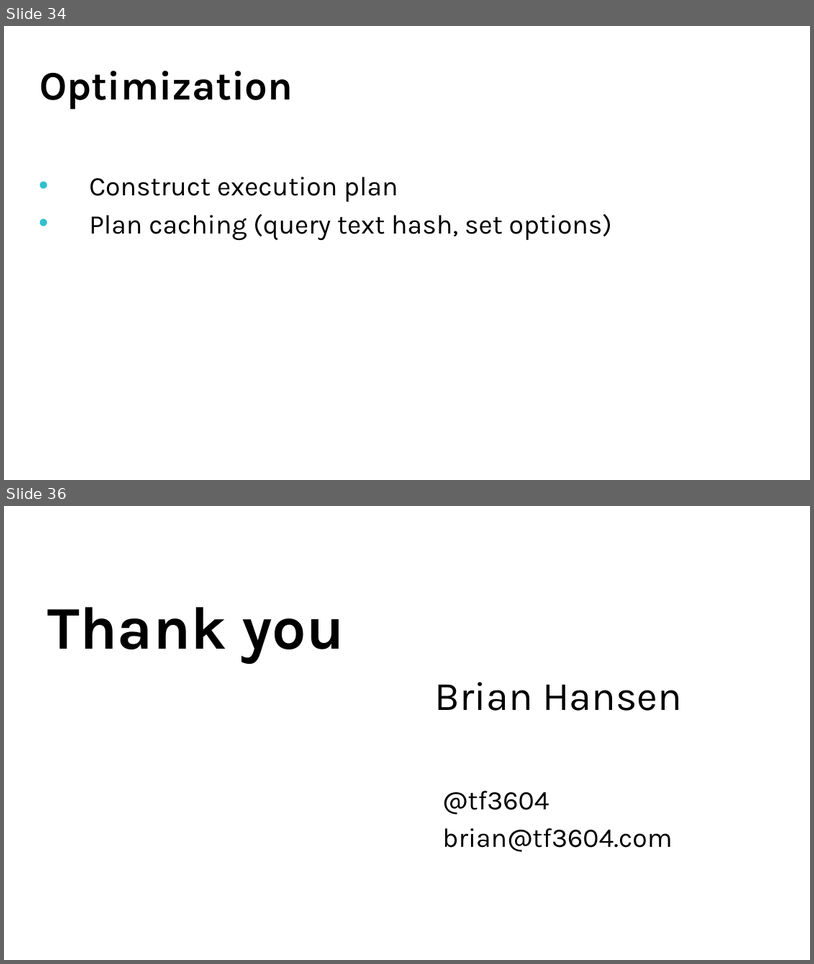
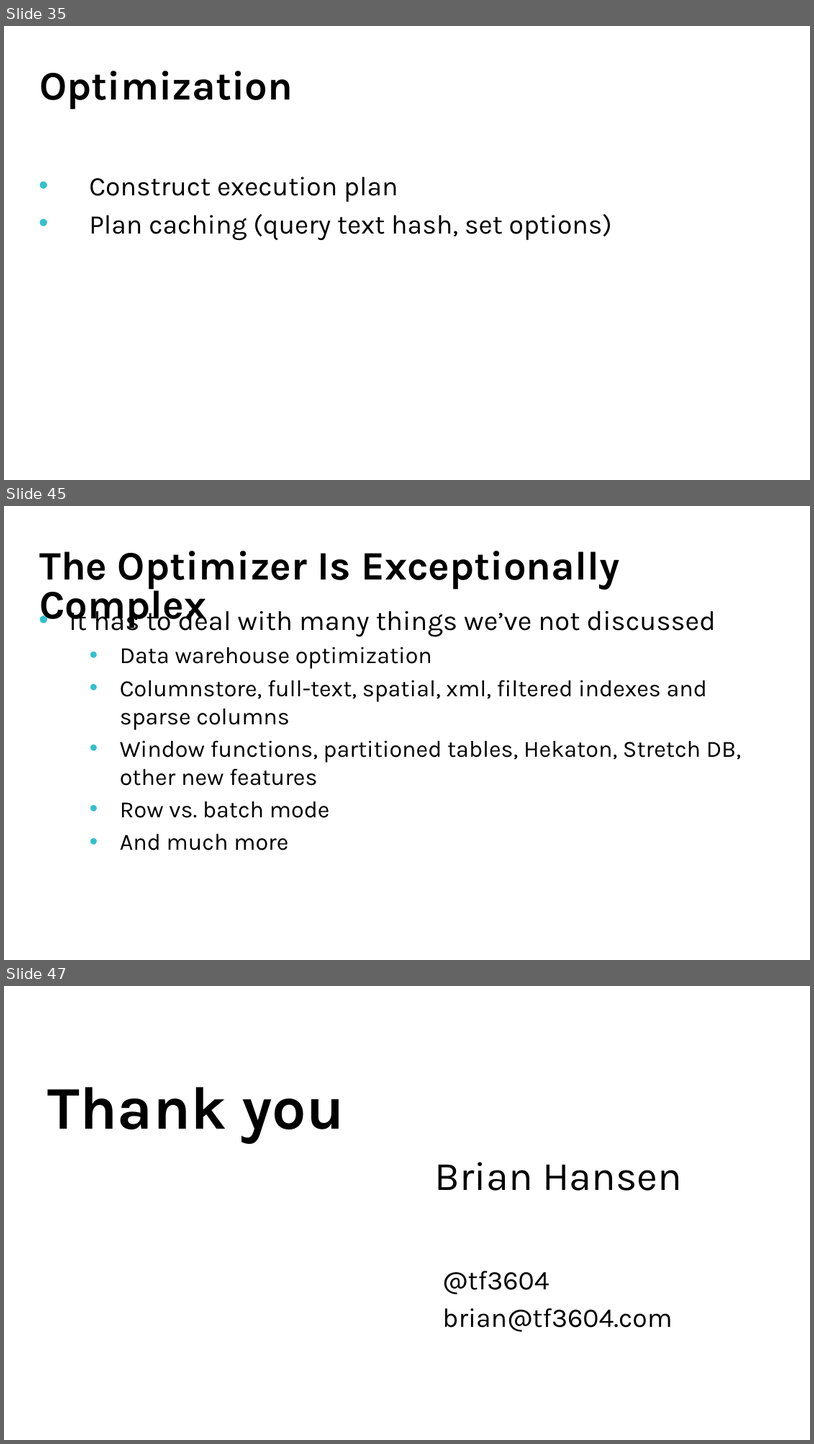
Before and after one commit to tf3604/OptimizerPresentation, a slide deck: Hansen - Get Your Optimizer to Give up All Its Secrets.pptx. Shown one above the other, each under a label of ours: slides 34 and 36 before the commit, slides 35, 45 and 47 after it; the slides between them are not shown. The pictures are 814x964 and 814x1444 pixels, drawn with LibreOffice and Linux fonts; fonts in the diff are those of the drawing; background and template pictures are left out. Boxes give left, top, right and bottom in pixels: in the first picture for what was removed or moved away, otherwise in the second. Text is boxed around its words. In the diff, an @@ line names an element or a change of style, - is before the commit and + after.

```diff
--- a/Hansen - Get Your Optimizer to Give up All Its Secrets.pptx
+++ b/Hansen - Get Your Optimizer to Give up All Its Secrets.pptx
@@ slide 45 added at (x1=4, y1=506, x2=810, y2=960), background picture (left out) @@
@@ title added at (x1=39, y1=551, x2=620, y2=628), 36 pt, text #000000, bold @@
+The Optimizer Is Exceptionally Complex
@@ text added at (x1=69, y1=605, x2=741, y2=850), 20.8 pt, text #000000 @@
+• It has to deal with many things we’ve not discussed
+  • Data warehouse optimization
+  • Columnstore, full-text, spatial, xml, filtered indexes and sparse columns
+  • Window functions, partitioned tables, Hekaton, Stretch DB, other new features
+  • Row vs. batch mode
+  • And much more
@@ what was slide 34 is now slide 35 @@
@@ what was slide 36 is now slide 47 @@
```
Also in this commit, not shown: 1 slide changed, 10 other slides added.
